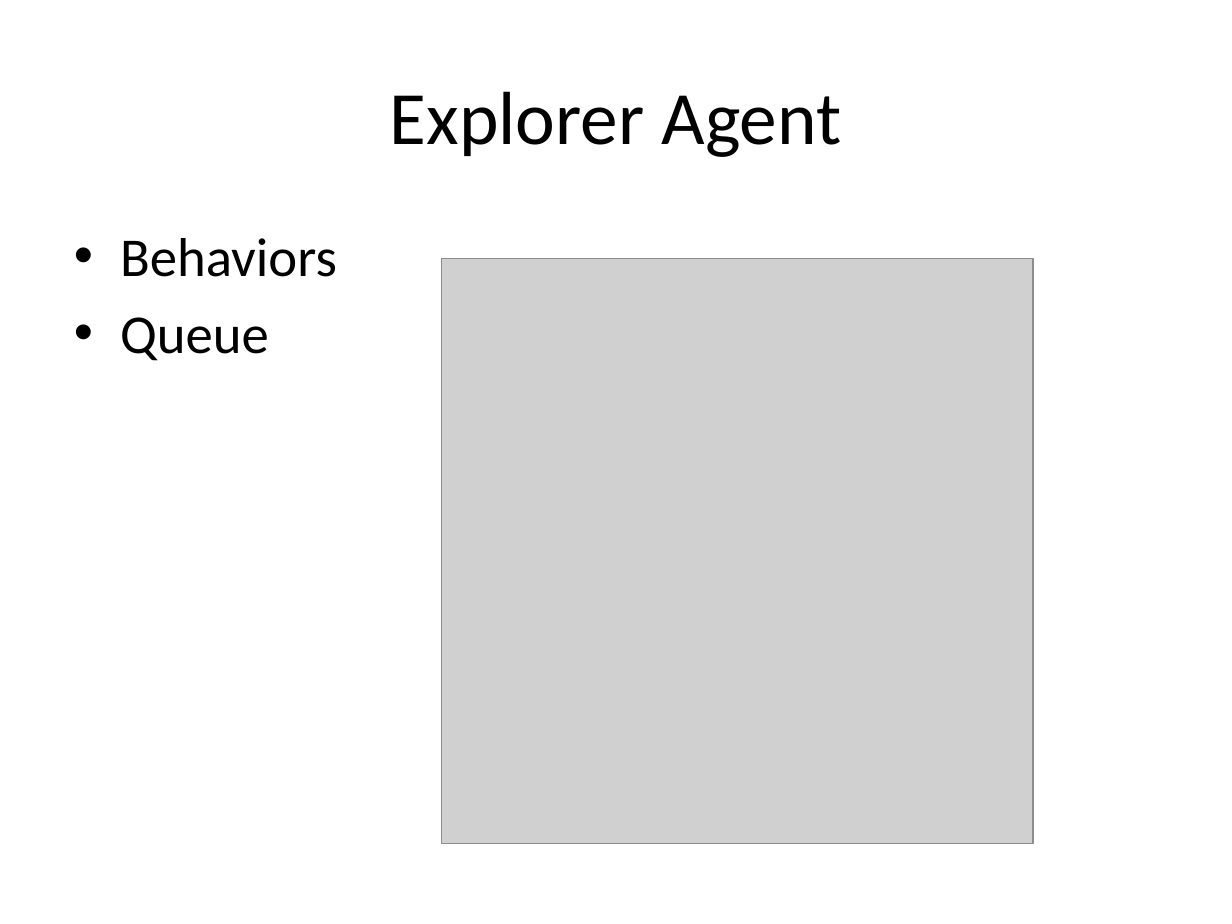
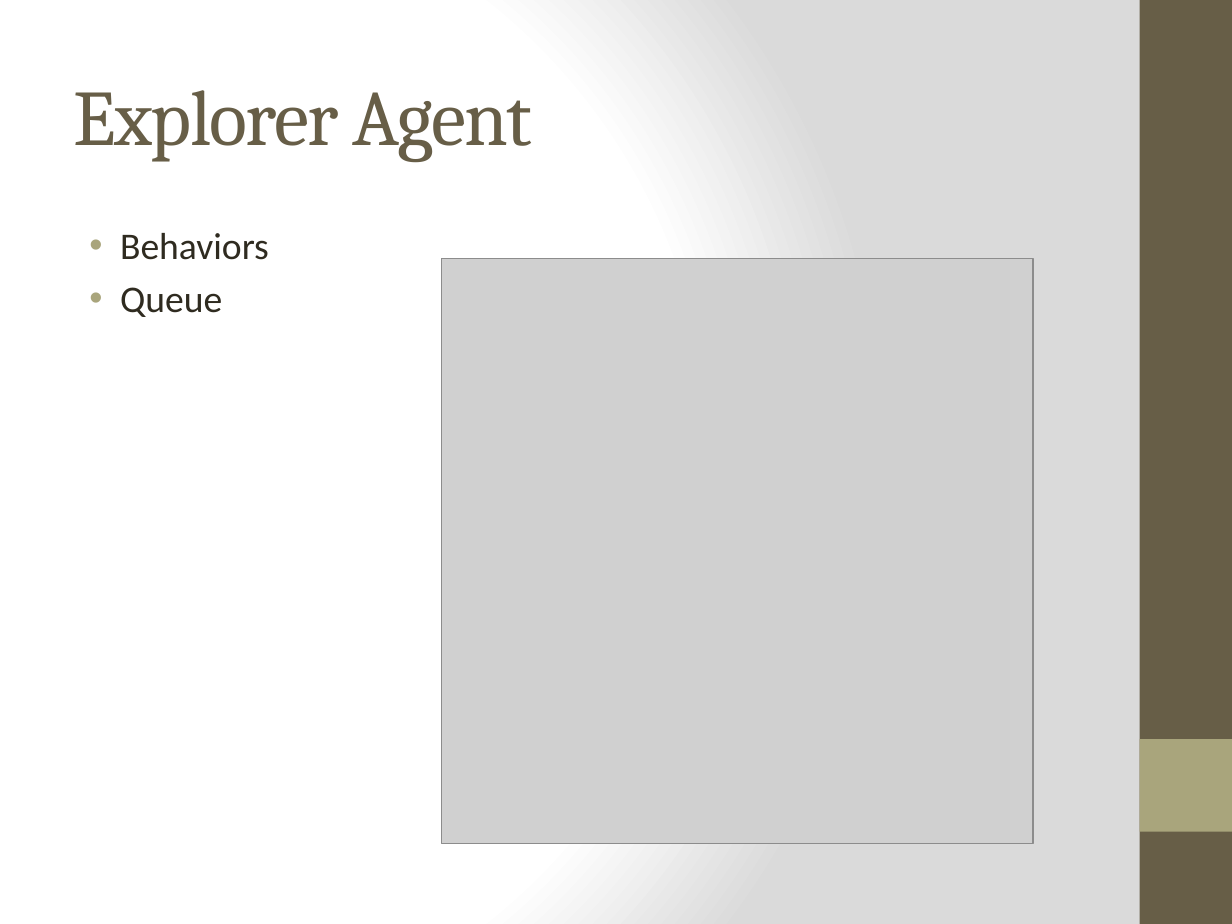
Before and after one commit to isurup/kalle-martin-group, a slide deck: slide 5 of AM24/report and docs/AM24 - presentation.pptx. Drawn at 1232x924 pixels with LibreOffice and Linux fonts; fonts in the diff are those of the drawing; grey boxes stand for pictures. Boxes give left, top, right and bottom in pixels: in the first picture for what was removed or moved away, otherwise in the second. Text is boxed around its words. In the diff, an @@ line names an element or a change of style, - is before the commit and + after.

```diff
--- a/AM24/report and docs/AM24 - presentation.pptx
+++ b/AM24/report and docs/AM24 - presentation.pptx
@@ background #FFFFFF to gradient #FFFFFF to #DADADA @@
@@ rectangle added at <box>1140,0,1232,924</box>, fill #675E47 @@
@@ title "Explorer Agent" at <box>74,90,532,162</box>: size 44 to 46 pt, font Calibri to Cambria, text colour #000000 to #675E47, letter spacing 0 to -1 pt; alignment centre to left @@
@@ text "Behaviors" at <box>120,233,269,317</box>: size 32 to 22 pt, text colour #000000 to #2F2B20; indent changed; less space between paragraphs @@
@@ rectangle added at <box>1140,739,1232,832</box>, fill #A9A57C @@
```
Also in this commit, not shown: 9 other slides changed.
